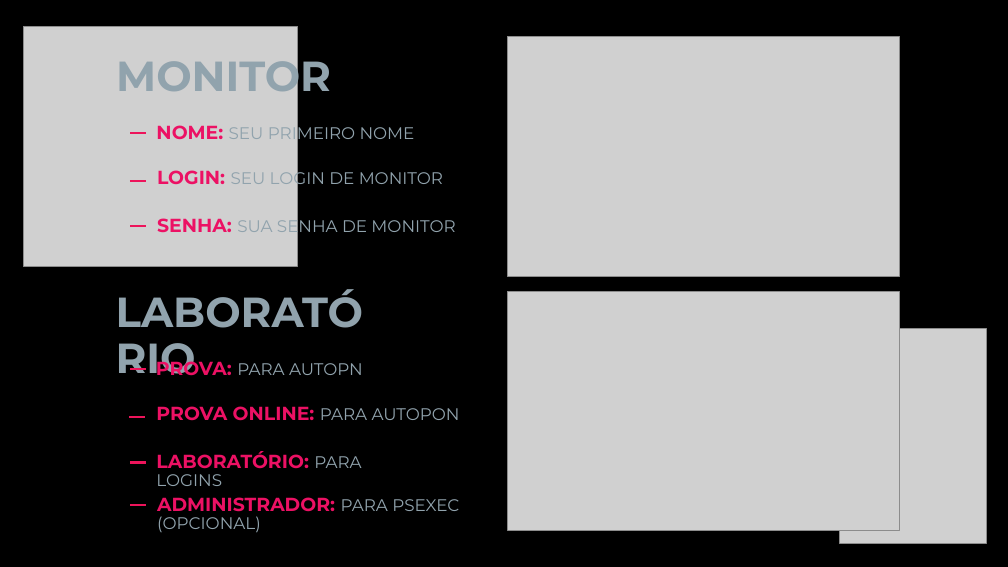
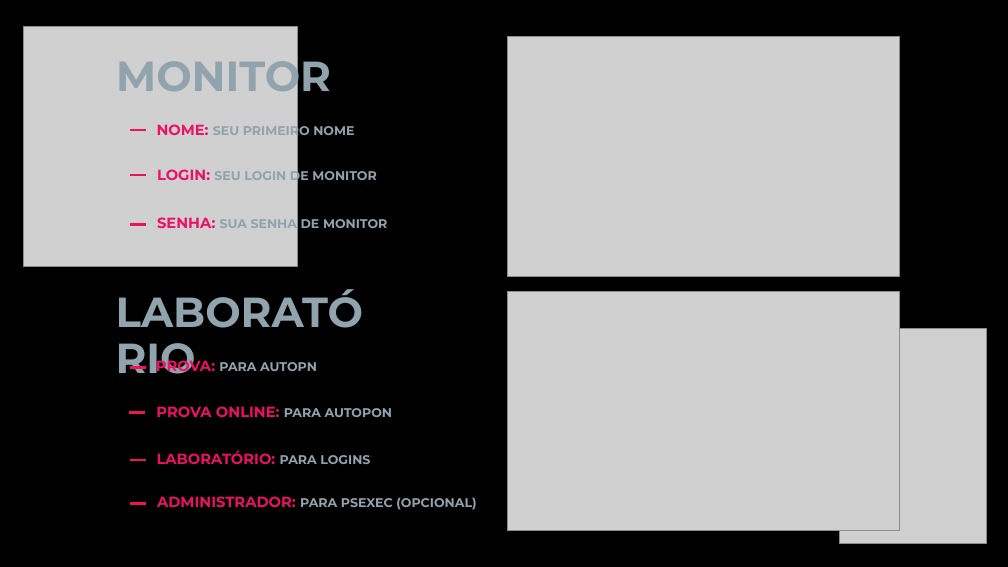
Before and after one commit to ryanbritodev/bats-fiap, a slide deck: slide 6 of ajuda/AutoLab.pptx. Drawn at 1008x567 pixels with LibreOffice and Linux fonts; fonts in the diff are those of the drawing; grey boxes stand for pictures; background and template pictures are left out. Boxes give left, top, right and bottom in pixels: in the first picture for what was removed or moved away, otherwise in the second. Text is boxed around its words. In the diff, an @@ line names an element or a change of style, - is before the commit and + after.

```diff
--- a/ajuda/AutoLab.pptx
+++ b/ajuda/AutoLab.pptx
@@ text "NOME: SEU PRIMEIRO NOME" at box(157, 123, 354, 139): size 18 to 14 pt in "NOME:"; size 16 to 12 pt, bold on in "SEU PRIMEIRO NOME" @@
@@ 4 lines: place and size @@
-4 lines at box(129, 133, 147, 463)
+4 lines at box(129, 130, 147, 460)
@@ text "LOGIN: SEU LOGIN DE MONITOR" at box(157, 168, 376, 184): size 18 to 14 pt in "LOGIN:"; size 16 to 12 pt, bold on in "SEU LOGIN DE MONITOR" @@
@@ text "SENHA: SUA SENHA DE MONITOR" at box(157, 217, 387, 228): size 18 to 14 pt in "SENHA:"; size 16 to 12 pt, bold on in "SUA SENHA DE MONITOR" @@
@@ text "PROVA: PARA AUTOPN" at box(156, 357, 317, 375): size 18 to 14 pt in "PROVA:"; size 16 to 12 pt, bold on in "PARA AUTOPN" @@
@@ text "PROVA ONLINE: PARA AUTOPON" at box(156, 406, 392, 417): size 18 to 14 pt in "PROVA ONLINE:"; size 16 to 12 pt, bold on in "PARA AUTOPON" @@
@@ text "LABORATÓRIO: PARA LOGINS" at box(157, 450, 370, 464): size 18 to 14 pt in "LABORATÓRIO:"; size 16 to 12 pt, bold on in "PARA LOGINS" @@
@@ text "ADMINISTRADOR: PARA PSEXEC (OPCIONAL)" at box(157, 496, 476, 510): size 18 to 14 pt in "ADMINISTRADOR:"; size 16 to 12 pt, bold on in "PARA PSEXEC (OPCIONAL)" @@
```
Also in this commit, not shown: 5 other slides changed.
